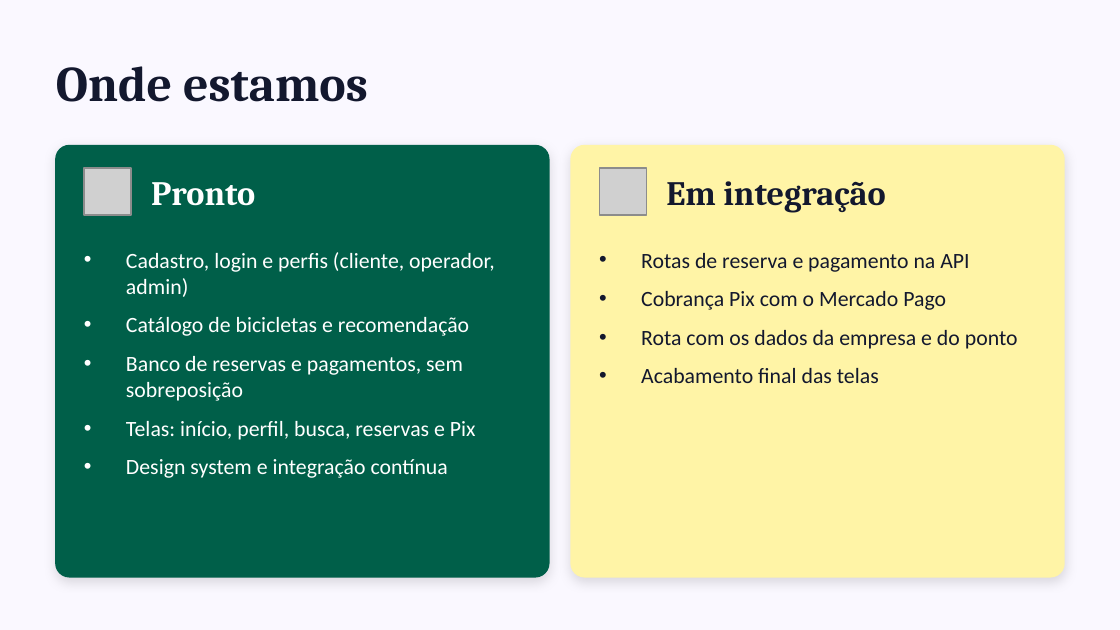
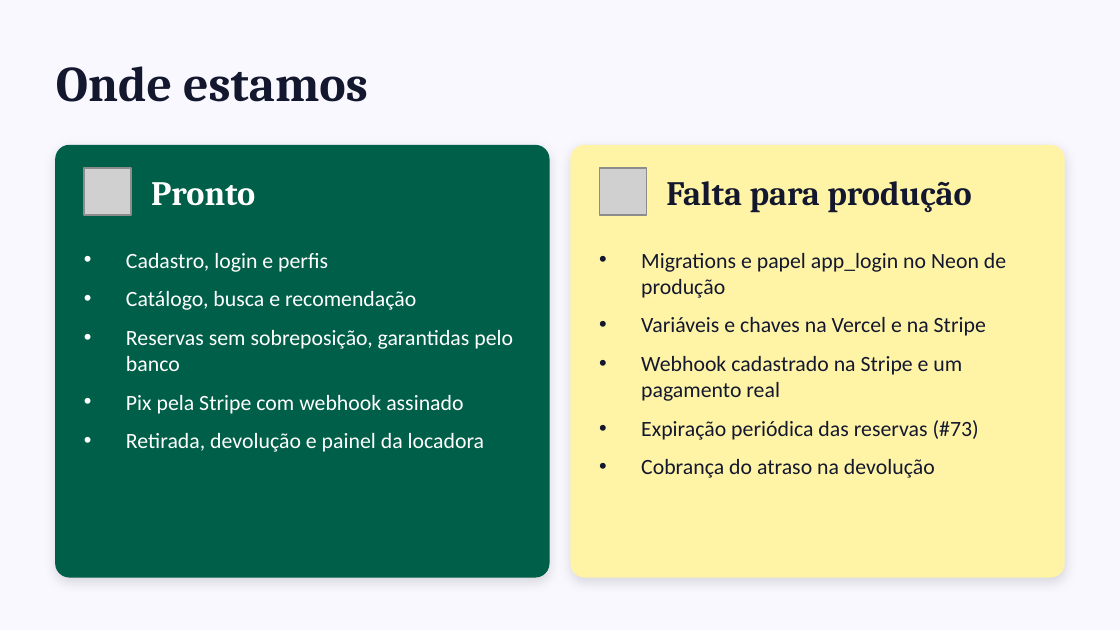
Before and after one commit to heliolevi/Projeto-POO, a slide deck: slide 9 of docs/apresentacao-bike-ilha-club.pptx. Drawn at 1120x630 pixels with LibreOffice and Linux fonts; fonts in the diff are those of the drawing; grey boxes stand for pictures. Boxes give left, top, right and bottom in pixels: in the first picture for what was removed or moved away, otherwise in the second. Text is boxed around its words. In the diff, an @@ line names an element or a change of style, - is before the commit and + after.

Commit message:
docs(entrega): diagrama de classes, apresentação e documentação no estado final
O diagrama de classes foi refeito (7 páginas) com o domínio atual, o padrão de
camadas com injeção por interface e o ciclo de vida real da reserva. A
apresentação troca o Mercado Pago pela Stripe e traz os números finais de
testes e o que falta para produção. README, andamento, contrato, orientação a
objetos, plano de testes e revisão de segurança deixam de tratar como novos
rotas e módulos que já existem.

O .gitattributes passa a marcar *.pdf e *.pptx como binários: o PDF gerado é
texto puro e a conversão de quebra de linha o corromperia no checkout.

```diff
--- a/docs/apresentacao-bike-ilha-club.pptx
+++ b/docs/apresentacao-bike-ilha-club.pptx
@@ text at bbox=[666, 181, 971, 212]: text changed @@
-Em integração
+Falta para produção
@@ text at bbox=[126, 253, 513, 452]: text changed @@
-• Cadastro, login e perfis (cliente, operador, admin)
-• Catálogo de bicicletas e recomendação
-• Banco de reservas e pagamentos, sem sobreposição
-• Telas: início, perfil, busca, reservas e Pix
-• Design system e integração contínua
+• Cadastro, login e perfis
+• Catálogo, busca e recomendação
+• Reservas sem sobreposição, garantidas pelo banco
+• Pix pela Stripe com webhook assinado
+• Retirada, devolução e painel da locadora
@@ text at bbox=[641, 253, 1006, 478]: text changed @@
-• Rotas de reserva e pagamento na API
-• Cobrança Pix com o Mercado Pago
-• Rota com os dados da empresa e do ponto
-• Acabamento final das telas
+• Migrations e papel app_login no Neon de produção
+• Variáveis e chaves na Vercel e na Stripe
+• Webhook cadastrado na Stripe e um pagamento real
+• Expiração periódica das reservas (#73)
+• Cobrança do atraso na devolução
```
Also in this commit, not shown: 4 other slides changed, 8 other files.
